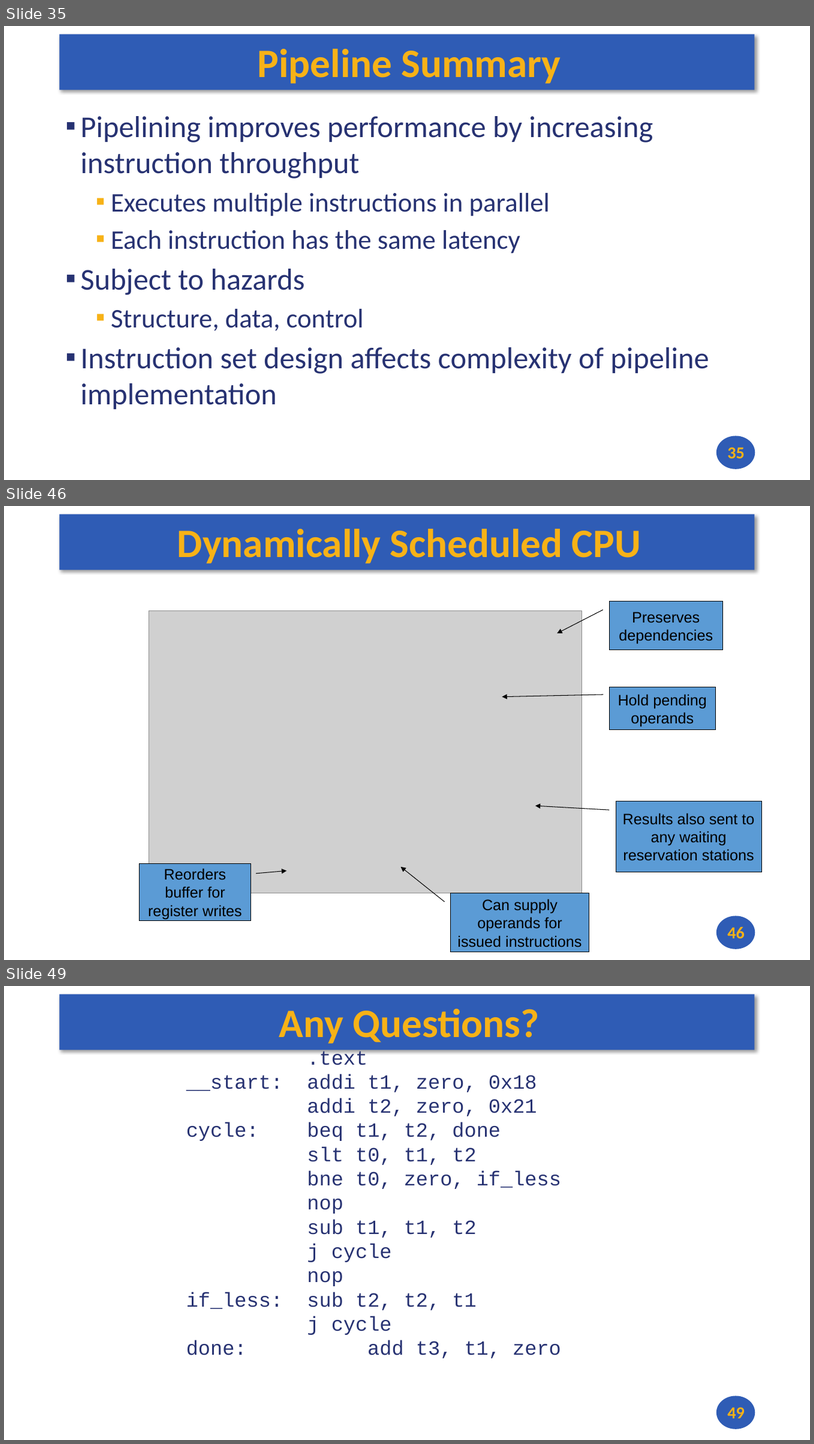
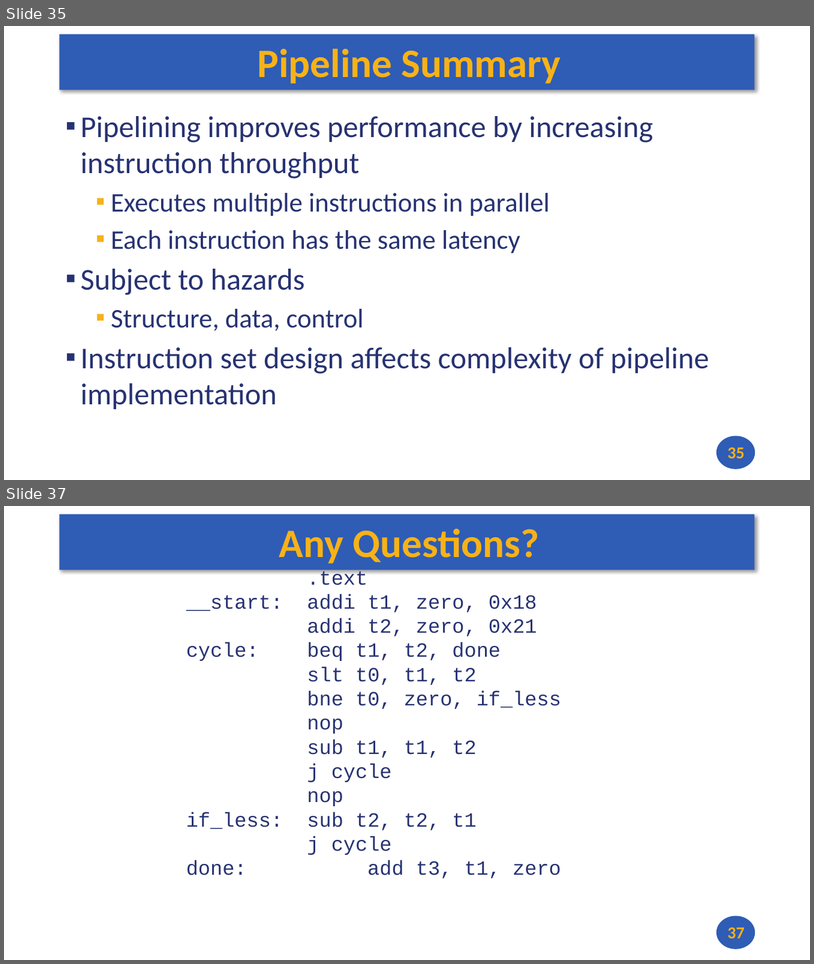
Before and after one commit to andrewt0301/hse-acos-course, a slide deck: docs/part1ca/10_Pipeline/CA_Lecture_10.pptx. Shown one above the other, each under a label of ours: slides 35, 46 and 49 before the commit, slides 35 and 37 after it; the slides between them are not shown. The pictures are 814x1444 and 814x964 pixels, drawn with LibreOffice and Linux fonts; fonts in the diff are those of the drawing; grey boxes stand for pictures. Boxes give left, top, right and bottom in pixels: in the first picture for what was removed or moved away, otherwise in the second. Text is boxed around its words. In the diff, an @@ line names an element or a change of style, - is before the commit and + after.

```diff
--- a/docs/part1ca/10_Pipeline/CA_Lecture_10.pptx
+++ b/docs/part1ca/10_Pipeline/CA_Lecture_10.pptx
@@ slide 46 removed at box(4, 506, 810, 960), background #FFFFFF; not listed: 2 template elements that a slide beside it also shows @@
@@ title removed at box(177, 529, 641, 564) @@
-Dynamically Scheduled CPU
@@ picture removed at box(149, 610, 582, 893) @@
@@ border callout removed at box(609, 601, 723, 650) @@
-Preserves dependencies
@@ border callout removed at box(609, 687, 716, 730) @@
-Hold pending operands
@@ rectangle removed at box(487, 763, 587, 782) @@
@@ border callout removed at box(616, 801, 762, 871) @@
-Results also sent to any waiting reservation stations
@@ border callout removed at box(139, 863, 251, 920) @@
-Reorders buffer for register writes
@@ border callout removed at box(451, 893, 589, 952) @@
-Can supply operands for issued instructions
@@ page number removed at box(728, 927, 744, 938) @@
-46
@@ what was slide 49 is now slide 37 @@
@@ page number at box(728, 927, 744, 938): text changed @@
-49
+37
```
Also in this commit, not shown: 1 slide changed, 11 other slides removed, 1 other file.
